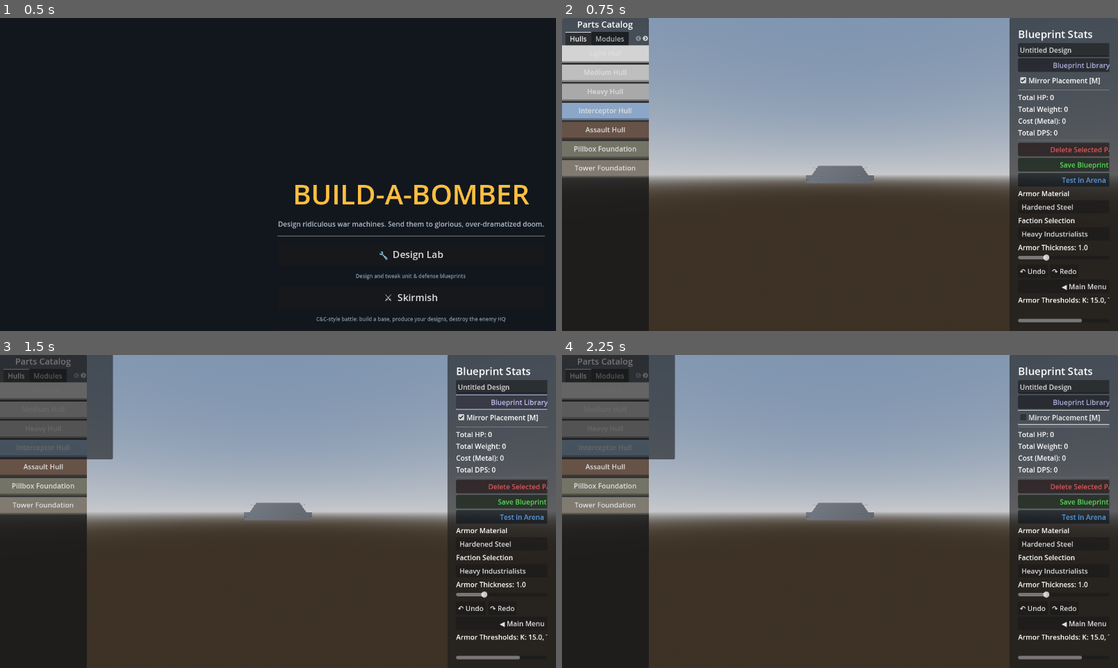
Above: before the commit, frames 1-4 (two rows, left to right).
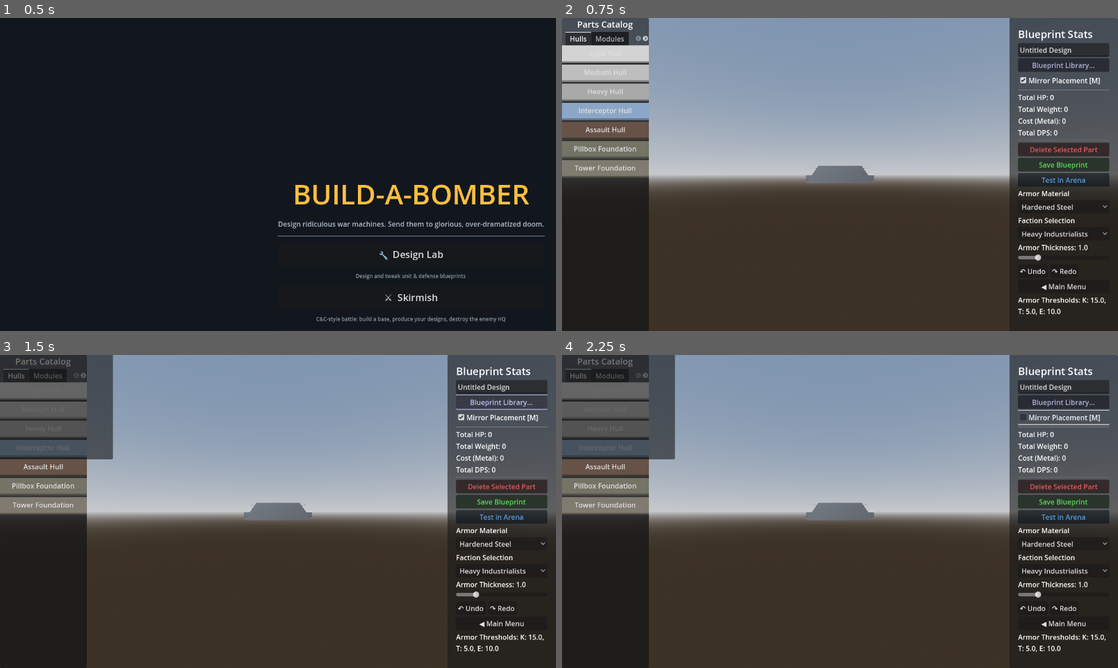
Above: after the commit, the same moments.

Repository: bobcatchris15-eng/Build-A-Bomber
Game: Godot game, scene res://scenes/MainMenu.tscn
The game is run twice, just before and just after one commit, with the same random seed, the same clock (stepped at 60 frames per second) and the same inputs.
Inputs:
- Up to frame 1 (0.5 s): no input
- Up to frame 2 (0.75 s): click "🔧 Design Lab" at 0.5 s
- Up to frame 3 (1.5 s): click "Blueprint Library..." at 1.25 s
- Up to frame 4 (2.25 s): click "Mirror Placement [M]" at 2 s

Frame 1 is identical in both runs. In frame 2, 0.9% of the frame differs, in the area x 82-99%, y 12-98%; in frame 3, 0.9%; in frame 4, 0.9%.

Commit message:
Build headless UI overflow/off-screen detection, find + fix a real bug
Investigated feasibility empirically rather than assuming: the naive
'Label vs its own minimum size' check fails in this codebase (auto-sizing
VBoxContainers make it meaningless, proved this with a forced sanity
check). The real signal is a genuinely fixed-size ancestor (ScrollContainer,
anchored to a real screen region) vs its content's natural combined
minimum size - also learned Godot enforces an internal floor where most
Container types can never be smaller than their own minimum, which is
exactly why the real bug below used a ScrollContainer specifically.

- new scripts/ui_audit.gd: find_overflowing_panels() + find_offscreen_controls(),
  both pure/fast, no windowed rendering needed
- found a real pre-existing bug on the first real run: the 'Armor
  Thresholds' label needs 305px in a 210px panel - the exact clipping
  artifact visible in several of today's own screenshots, never flagged
  until now. Fixed with word-wrap (autowrap_mode), verified visually.
- new test_ui_no_overflow_or_offscreen() (regression-guards MainLab.tscn)
  and test_ui_audit_has_real_teeth() (sanity-checks the tool itself against
  injected bugs, so a refactor can't silently make it a no-op)
- screenshot-diffing investigated, not built - logged cost/benefit in
  DECISIONS_NEEDED.md rather than defaulting to the expensive tier

Full suite 34/34.

Diff:
--- a/prototype/run_tests.gd
+++ b/prototype/run_tests.gd
@@ -49,6 +49,8 @@
 	success = success and await test_ai_flanking_targets_weakest_facet()
 	success = success and await test_trait_system_composability()
 	success = success and await test_fixed_wing_and_naval_movement()
+	success = success and await test_ui_no_overflow_or_offscreen()
+	success = success and await test_ui_audit_has_real_teeth()
 	success = success and await test_headless_combat_simulation()
 	success = success and await test_team_targeting()
 	success = success and await test_blueprint_cost_and_rosters()
@@ -1842,6 +1844,107 @@
 	print("  [PASS] Fixed-wing units never stop and bank into turns; naval units stay surface-locked, unaffected by gravity.")
 	return true
 
+func test_ui_no_overflow_or_offscreen() -> bool:
+	print("Running Test Suite: UI Overflow + Off-Screen Audit (headless, no windowed rendering needed)...")
+	# Validated technique (see PROGRESS.md): compare each fixed-size panel's
+	# actual size against its content's natural combined minimum size -
+	# NOT a control's own size vs its own minimum, which is meaningless in
+	# this codebase's auto-sizing VBoxContainer-heavy layout.
+	var UIAuditScript = preload("res://scripts/ui_audit.gd")
+
+	# Force the real project resolution - headless mode's default viewport
+	# is a tiny 64x64 unless explicitly set, which would make every anchor-
+	# based layout calculation meaningless. Confirmed empirically that this
+	# needs to be re-asserted after a frame (the first assignment doesn't
+	# reliably stick before the scene's own _ready() runs).
+	root.size = Vector2i(1280, 720)
+	var scene = load("res://scenes/MainLab.tscn").instantiate()
+	root.add_child(scene)
+	await process_frame
+	root.size = Vector2i(1280, 720)
+	await process_frame
+	root.size = Vector2i(1280, 720)
+	await process_frame
+
+	var overflow = UIAuditScript.find_overflowing_panels(scene)
+	if not overflow.is_empty():
+		for o in overflow:
+			print("  [FAIL] UI overflow: ", o.path, " fixed_size=", o.fixed_size, " content_min=", o.content_min_size, " culprit=", o.culprit)
+		scene.queue_free()
+		return false
+
+	var viewport_rect = Rect2(Vector2.ZERO, root.get_visible_rect().size)
+	var offscreen = UIAuditScript.find_offscreen_controls(scene, viewport_rect)
+	if not offscreen.is_empty():
+		for o in offscreen:
+			print("  [FAIL] Off-screen control: ", o.path, " rect=", o.rect, " (viewport=", viewport_rect, ")")
+		scene.queue_free()
+		return false
+
+	scene.queue_free()
+	print("  [PASS] No UI panels have content wider/taller than their fixed size, and nothing is positioned off-screen (MainLab.tscn).")
+	return true
+
+func test_ui_audit_has_real_teeth() -> bool:
+	print("Running Test Suite: UI Audit Tool Sanity Check (does it actually catch bugs?)...")
+	# Guards against a future refactor silently making the checker a no-op -
+	# the MainLab.tscn regression test above only proves today's UI is
+	# clean, not that the tool would notice if it stopped being clean.
+	var UIAuditScript = preload("res://scripts/ui_audit.gd")
+
+	# --- Overflow: a fixed-size panel with a child that needs more room ---
+	# Must use ScrollContainer, not PanelContainer/VBoxContainer: Godot
+	# enforces an internal floor where a Container's own .size can never be
+	# set smaller than its own computed minimum size, UNLESS that container
+	# type is specifically designed to allow oversized content (that's the
+	# entire point of ScrollContainer - clip/scroll rather than grow).
+	# Confirmed empirically: a PanelContainer's forced .size silently
+	# snapped back to its content's exact minimum on every attempt. This is
+	# also *why* the real bug this tool caught used a ScrollContainer.
+	var panel = ScrollContainer.new()
+	panel.size = Vector2(100, 40)
+	root.add_child(panel)
+	var wide_label = Label.new()
+	wide_label.text = "This label is deliberately far too wide for a 100px panel"
+	panel.add_child(wide_label)
+	await process_frame
+	await process_frame
+	panel.size = Vector2(100, 40)
+
+	var overflow = UIAuditScript.find_overflowing_panels(panel)
+	if overflow.is_empty():
+		print("  [FAIL] UI audit tool failed to catch a deliberately injected overflow - it has no teeth")
+		panel.queue_free()
+		return false
+
+	# A panel that's actually big enough should NOT be flagged.
+	panel.size = Vector2(600, 40)
+	await process_frame
+	var no_overflow = UIAuditScript.find_overflowing_panels(panel)
+	if not no_overflow.is_empty():
+		print("  [FAIL] UI audit tool false-positived on a panel that's actually large enough for its content: ", no_overflow)
+		panel.queue_free()
+		return false
+	panel.queue_free()
+
+	# --- Off-screen: a control positioned entirely outside the viewport ---
+	var offscreen_control = ColorRect.new()
+	offscreen_control.position = Vector2(5000, 5000)
+	offscreen_control.size = Vector2(50, 50)
+	root.add_child(offscreen_control)
+	await process_frame
+
+	var viewport_rect = Rect2(Vector2.ZERO, root.get_visible_rect().size)
+	var offscreen_results = UIAuditScript.find_offscreen_controls(offscreen_control, viewport_rect)
+	if offscreen_results.is_empty():
+		print("  [FAIL] UI audit tool failed to catch a control positioned at (5000,5000), off-screen")
+		offscreen_control.queue_free()
+		return false
+	offscreen_control.queue_free()
+
+	print("  [PASS] UI audit tool correctly catches injected overflow/off-screen bugs and doesn't false-positive on legitimately-sized panels.")
+	return true
+
 # --- Skirmish mode test suites ---
 
 func test_team_targeting() -> bool:
--- /dev/null
+++ b/prototype/scratch/VerifyThresholdWrap.tscn
@@ -0,0 +1,9 @@
+[gd_scene load_steps=3 format=3 uid="uid://cxthresholdwrapverify1"]
+
+[ext_resource type="PackedScene" path="res://scenes/MainLab.tscn" id="1_lab"]
+[ext_resource type="Script" path="res://scratch/verify_threshold_wrap.gd" id="2_verify"]
+
+[node name="MainLab" instance=ExtResource("1_lab")]
+
+[node name="Verify" type="Node" parent="."]
+script = ExtResource("2_verify")
--- /dev/null
+++ b/prototype/scratch/verify_threshold_wrap.gd
@@ -0,0 +1,12 @@
+extends Node
+func _ready():
+	var root = get_tree().current_scene
+	await get_tree().process_frame
+	await get_tree().process_frame
+	root._place_hull_from_ui("medium_hull")
+	await get_tree().process_frame
+	await get_tree().process_frame
+	var img = get_viewport().get_texture().get_image()
+	img.save_png("res://scratch/threshold_wrap_fixed.png")
+	print("[WRAP-VERIFY] Screenshot saved.")
+	get_tree().create_timer(0.3).timeout.connect(func(): get_tree().quit())
--- a/prototype/scripts/stat_calculator.gd
+++ b/prototype/scripts/stat_calculator.gd
@@ -467,6 +467,15 @@
 
 	if not armor_threshold_label:
 		armor_threshold_label = Label.new()
+		# Found by the new headless UI-overflow audit: this label's natural
+		# single-line width (305px, "Armor Thresholds: K: 15.0, T: 5.0,
+		# E: 10.0") exceeds the sidebar's fixed 210px width - it was
+		# silently clipping/spilling past the panel edge (visible in
+		# several of today's own verification screenshots as a stray
+		# trailing character, never flagged as a bug until now). Word-wrap
+		# instead of a hardcoded width, since threshold values can grow to
+		# more digits than today's baseline numbers.
+		armor_threshold_label.autowrap_mode = TextServer.AUTOWRAP_WORD_SMART
 		$ScrollContainer/VBoxContainer.add_child(armor_threshold_label)
 	armor_threshold_label.text = "Armor Thresholds: K: %.1f, T: %.1f, E: %.1f" % [k_thresh, t_thresh, e_thresh]
 
--- /dev/null
+++ b/prototype/scripts/ui_audit.gd
@@ -0,0 +1,66 @@
+class_name UIAudit
+# Headless UI regression checks. Both techniques here were empirically
+# validated against the real UI_StatBlock.tscn/MainLab.tscn scenes before
+# being built in (see PROGRESS.md) - notably, the naive "compare a Label's
+# own .size to its own get_minimum_size()" approach does NOT work in this
+# codebase: the UI is built on auto-sizing VBoxContainers that grow to
+# exactly fit their children, so a control's size trivially always equals
+# its own minimum. The real signal is a genuinely fixed-size ancestor
+# panel (one whose size comes from screen anchors, not from expanding to
+# fit content) versus its content's natural combined minimum size.
+
+# Scans for "fixed" Controls (size_flags without SIZE_EXPAND on that axis)
+# whose direct Control children need more space than the fixed size
+# provides. Returns an Array of Dictionaries:
+#   {path, fixed_size, content_min_size, overflow_x, overflow_y, culprit}
+static func find_overflowing_panels(node: Node, results: Array = []) -> Array:
+	if node is Control and node.is_visible_in_tree() and node.get_child_count() > 0:
+		var h_fixed = not (node.size_flags_horizontal & Control.SIZE_EXPAND)
+		var v_fixed = not (node.size_flags_vertical & Control.SIZE_EXPAND)
+		# A "fixed" panel with a near-zero actual size hasn't been through a
+		# real layout pass yet (or is a collapsed/not-yet-shown popup that
+		# is_visible_in_tree() didn't catch for some other reason) - not a
+		# genuine "too small for its content" case, skip it rather than
+		# flag a false positive.
+		if node.size.x < 4.0 and node.size.y < 4.0:
+			h_fixed = false
+			v_fixed = false
+		if h_fixed or v_fixed:
+			var content_min = Vector2.ZERO
+			var culprit_path = ""
+			for child in node.get_children():
+				if child is Control and child.is_visible_in_tree():
+					var cmin = child.get_combined_minimum_size()
+					if cmin.x > content_min.x:
+						content_min.x = cmin.x
+						culprit_path = str(child.get_path())
+					content_min.y = max(content_min.y, cmin.y)
+			var overflow_x = h_fixed and content_min.x > node.size.x + 2.0
+			var overflow_y = v_fixed and content_min.y > node.size.y + 2.0
+			if overflow_x or overflow_y:
+				results.append({
+					"path": str(node.get_path()),
+					"fixed_size": node.size,
+					"content_min_size": content_min,
+					"overflow_x": overflow_x,
+					"overflow_y": overflow_y,
+					"culprit": culprit_path,
+				})
+	for child in node.get_children():
+		find_overflowing_panels(child, results)
+	return results
+
+# Scans for visible Controls whose global rect has zero overlap with the
+# viewport's visible rect - i.e. fully off-screen (a popup positioned
+# outside the window, a panel with a broken anchor calculation, etc).
+# Ignores zero-size controls (containers not yet laid out, or genuinely
+# empty spacers) since those aren't visually meaningful either way.
+static func find_offscreen_controls(node: Node, viewport_rect: Rect2, results: Array = []) -> Array:
+	if node is Control and node.is_visible_in_tree():
+		var rect = node.get_global_rect()
+		if rect.size.x > 1.0 and rect.size.y > 1.0:
+			if not viewport_rect.intersects(rect):
+				results.append({"path": str(node.get_path()), "rect": rect})
+	for child in node.get_children():
+		find_offscreen_controls(child, viewport_rect, results)
+	return results
Not shown, changed: DECISIONS_NEEDED.md
Not shown, changed: PROGRESS.md
Not shown, added: progress_captures/2026-07-12/ui_overflow_fix/threshold_wrap_fixed.png
